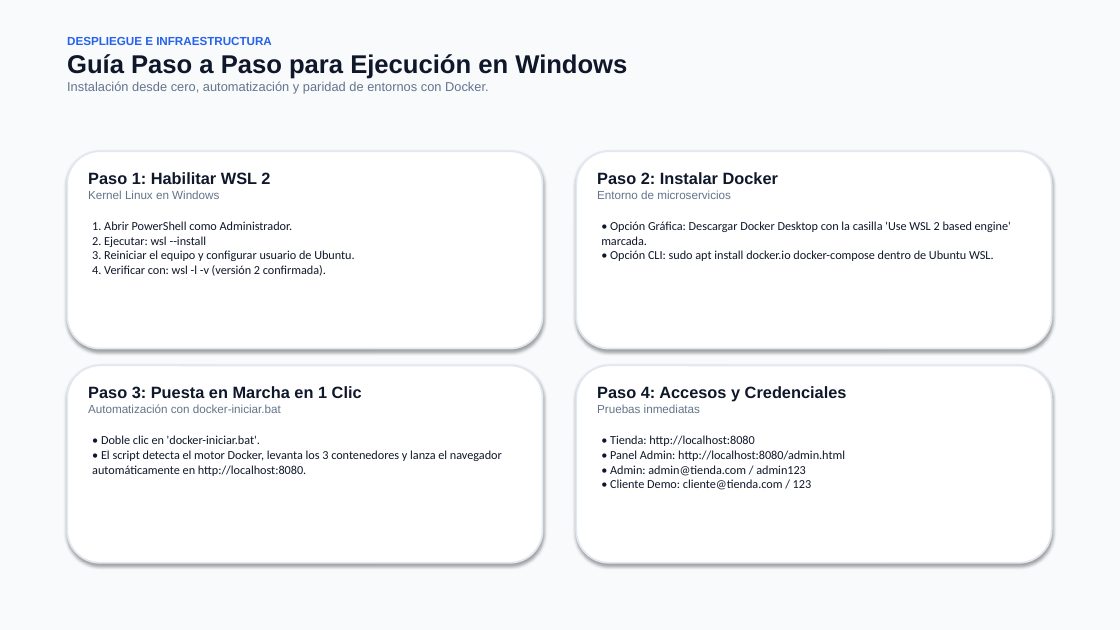
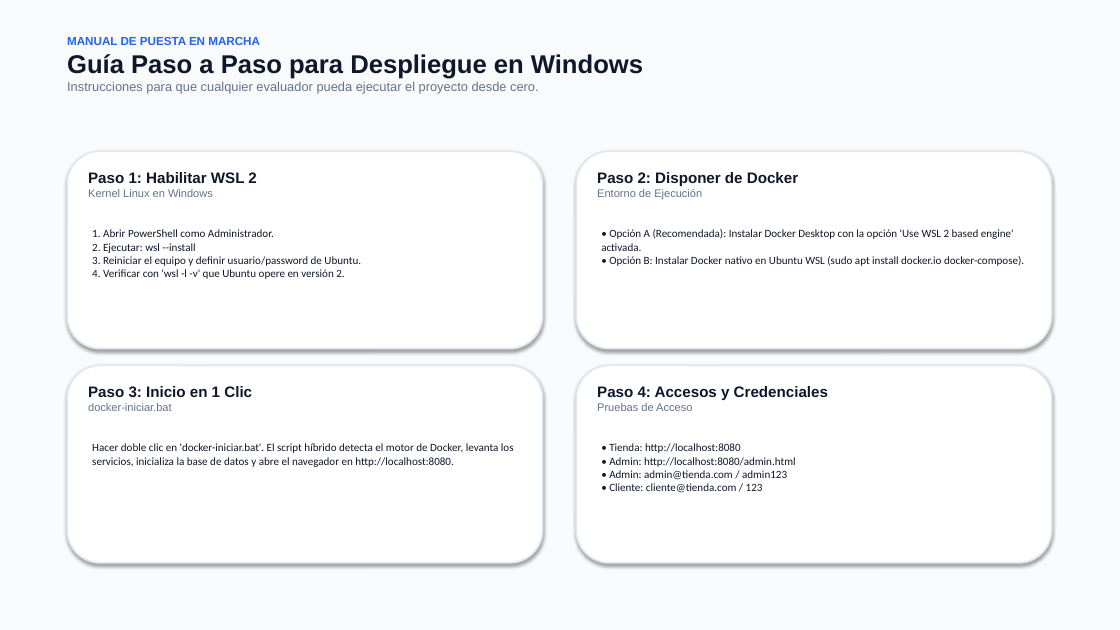
Before and after one commit to LsCallejas/ecommerce-propuesta-visual, a slide deck: slide 17 of docs/presentations/PRESENTACION_ECOMMERCE_Y_BASE_DE_DATOS_DANIEL_CAMPOS.pptx (slide 6 before the commit). Drawn at 1120x630 pixels with LibreOffice and Linux fonts; fonts in the diff are those of the drawing. Boxes give left, top, right and bottom in pixels: in the first picture for what was removed or moved away, otherwise in the second. Text is boxed around its words. In the diff, an @@ line names an element or a change of style, - is before the commit and + after.

```diff
--- a/docs/presentations/PRESENTACION_ECOMMERCE_Y_BASE_DE_DATOS_DANIEL_CAMPOS.pptx
+++ b/docs/presentations/PRESENTACION_ECOMMERCE_Y_BASE_DE_DATOS_DANIEL_CAMPOS.pptx
@@ text at [67,37,643,94]: text changed @@
-DESPLIEGUE E INFRAESTRUCTURA
-Guía Paso a Paso para Ejecución en Windows
-Instalación desde cero, automatización y paridad de entornos con Docker.
+MANUAL DE PUESTA EN MARCHA
+Guía Paso a Paso para Despliegue en Windows
+Instrucciones para que cualquier evaluador pueda ejecutar el proyecto desde cero.
@@ text "Paso 1: Habilitar WSL 2" at [88,172,256,197]: size 14 to 13 pt in "Paso 1: Habilitar WSL 2"; size 10 to 9.5 pt in "Kernel Linux en Windows" @@
@@ text at [597,172,798,199]: text changed; size 10 to 13 pt; text colour #64748B to #0F172A; bold on @@
-Paso 2: Instalar Docker
-Entorno de microservicios
+Paso 2: Disponer de Docker
+Entorno de Ejecución
@@ text "1. Abrir PowerShell como Administrador.": place and size @@
-text "1. Abrir PowerShell como Administrador." at [92,221,354,276]
+text "1. Abrir PowerShell como Administrador." at [92,229,361,279]
@@ text at [92,229,274,253]: size 10.5 to 9.5 pt in "1. Abrir PowerShell como Administrador.", "2. Ejecutar: wsl --install" @@
@@ text at [601,229,1024,266]: text changed; size 10.5 to 9.5 pt @@
-• Opción Gráfica: Descargar Docker Desktop con la casilla 'Use WSL 2 based engine' marcada.
-• Opción CLI: sudo apt install docker.io docker-compose dentro de Ubuntu WSL.
+• Opción A (Recomendada): Instalar Docker Desktop con la opción 'Use WSL 2 based engine' activada.
+• Opción B: Instalar Docker nativo en Ubuntu WSL (sudo apt install docker.io docker-compose).
@@ text at [92,256,361,279]: text changed; size 10.5 to 9.5 pt @@
-3. Reiniciar el equipo y configurar usuario de Ubuntu.
-4. Verificar con: wsl -l -v (versión 2 confirmada).
+3. Reiniciar el equipo y definir usuario/password de Ubuntu.
+4. Verificar con 'wsl -l -v' que Ubuntu opere en versión 2.
@@ text at [88,386,252,411]: text changed; size 10 to 13 pt; text colour #64748B to #0F172A; bold on @@
-Paso 3: Puesta en Marcha en 1 Clic
-Automatización con docker-iniciar.bat
+Paso 3: Inicio en 1 Clic
+docker-iniciar.bat
@@ text at [597,386,828,400]: size 14 to 13 pt in "Paso 4: Accesos y Credenciales" @@
@@ text at [597,403,692,411]: text changed; size 10 to 9.5 pt @@
-Pruebas inmediatas
+Pruebas de Acceso
@@ text at [92,443,514,467]: text changed; size 10.5 to 9.5 pt @@
-• Doble clic en 'docker-iniciar.bat'.
-• El script detecta el motor Docker, levanta los 3 contenedores y lanza el navegador automáticamente en http://localhost:8080.
+Hacer doble clic en 'docker-iniciar.bat'. El script híbrido detecta el motor de Docker, levanta los servicios, inicializa la base de datos y abre el navegador en http://localhost:8080.
@@ text "• Tienda: http://localhost:8080": place and size @@
-text "• Tienda: http://localhost:8080" at [610,435,845,490]
+text "• Tienda: http://localhost:8080" at [609,443,796,493]
@@ text at [609,443,787,480]: size 10.5 to 9.5 pt in "• Tienda: http://localhost:8080", "• Admin: admin@tienda.com / admin123" @@
@@ text at [609,457,796,467]: text changed; size 10.5 to 9.5 pt @@
-• Panel Admin: http://localhost:8080/admin.html
+• Admin: http://localhost:8080/admin.html
@@ text at [609,483,763,493]: text changed; size 10.5 to 9.5 pt @@
-• Cliente Demo: cliente@tienda.com / 123
+• Cliente: cliente@tienda.com / 123
```
Also in this commit, not shown: 5 other slides changed, 14 slides added, 3 slides removed, 2 other files.
